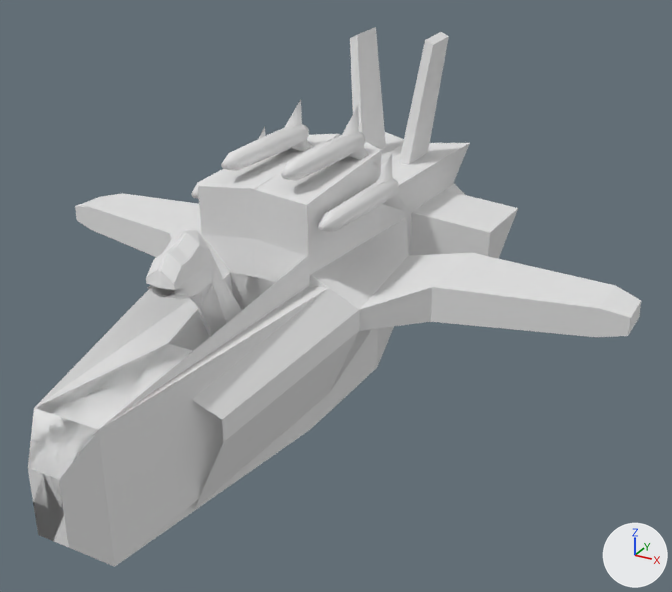
A saved change to the Blender file Assets/Models/src/tower-avion2.blend.
Camera for both pictures: a 50 mm camera at (5.62, -9.17, 5.13) aimed at (0.66, -0.14, 0.62). Every picture has the same lights, and +X, +Y and +Z are marked at lower right. Materials are left out; every surface is plain grey.

The scene before the commit, as lines of its bpy script (objects in view):
```python
me_cube = bpy.data.meshes.new('Cube')
me_cube.from_pydata(...)  # 1120 vertices, 1092 faces, 4 loose edges; spans x -5.55..5.55, y -4.81..4.39, z -0.59..2.35
# faces by material slot: [622, 470]
me_cube.materials.append(mat_material_001)
me_cube.materials.append(mat_materialaptu)
ob_cube = bpy.data.objects.new('Cube', me_cube)
ob_cube.location = (0.0, 0.0, 0.0)
ob_cube.scale = (0.721, 0.9, 1.41)
```
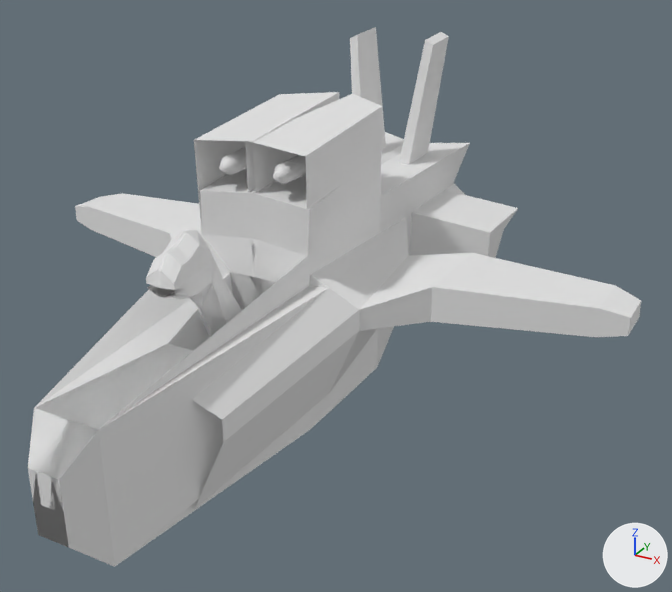
What differs and where, as boxes (x1, y1, x2, y2) in the pictures (672 x 592 px):
part 1 of me_cube, added: after (219, 147, 247, 175)
part 2 of me_cube, added: after (273, 155, 306, 184)
part 3 of me_cube, deleted: before (318, 154, 412, 232)
part 4 of me_cube, deleted: before (191, 127, 265, 198)
part 5 of me_cube, cut back: before (149, 99, 381, 322); after (28, 92, 382, 547)

The change, as a diff of the scene's bpy script:
```diff
--- a/Assets/Models/src/tower-avion2.blend.py
+++ b/Assets/Models/src/tower-avion2.blend.py
@@ me_cube @@
 # used by ob_cube; location = (0.0, 0.0, 0.0); scale = (0.721, 0.9, 1.41)
-me_cube.from_pydata(...)  # 1120 vertices, 1092 faces, 4 loose edges; spans x -5.55..5.55, y -4.81..4.39, z -0.59..2.35
+me_cube.from_pydata(...)  # 902 vertices, 1027 faces, 1 loose edge; spans x -5.55..5.55, y -4.81..4.39, z -0.59..2.35
+# me_cube part 1: a new loose piece of 159 vertices spanning x -0.64..-0.27, y -1.12..0.58, z 1.54..1.73
+# me_cube part 2: a new loose piece of 159 vertices spanning x 0.38..0.75, y -1.12..0.58, z 1.54..1.73
+# me_cube part 3: the loose piece of 165 vertices spanning x 0.68..1.73, y -0.95..0.84, z 1.08..1.59 is deleted
+# me_cube part 4: the loose piece of 165 vertices spanning x -1.82..-0.76, y -0.95..0.83, z 1.16..1.67 is deleted
+# me_cube part 5: 9 vertices moved from x -0.97..1.03, y -2.41..1.43, z 1.19..1.57 to x -0.94..1.07, y -2.41..1.38, z 1.19..1.96; 355 vertices removed from x -1.06..1.09, y -2.84..0.84, z 0.57..1.96; 149 vertices added at x -1.05..1.06, y -4.81..0.06, z -0.54..1.92
```
